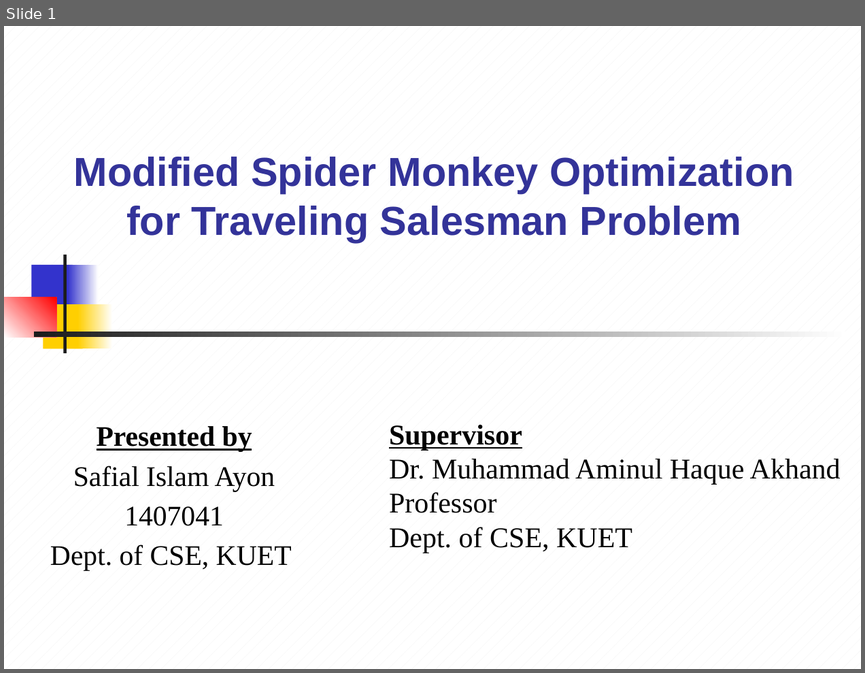
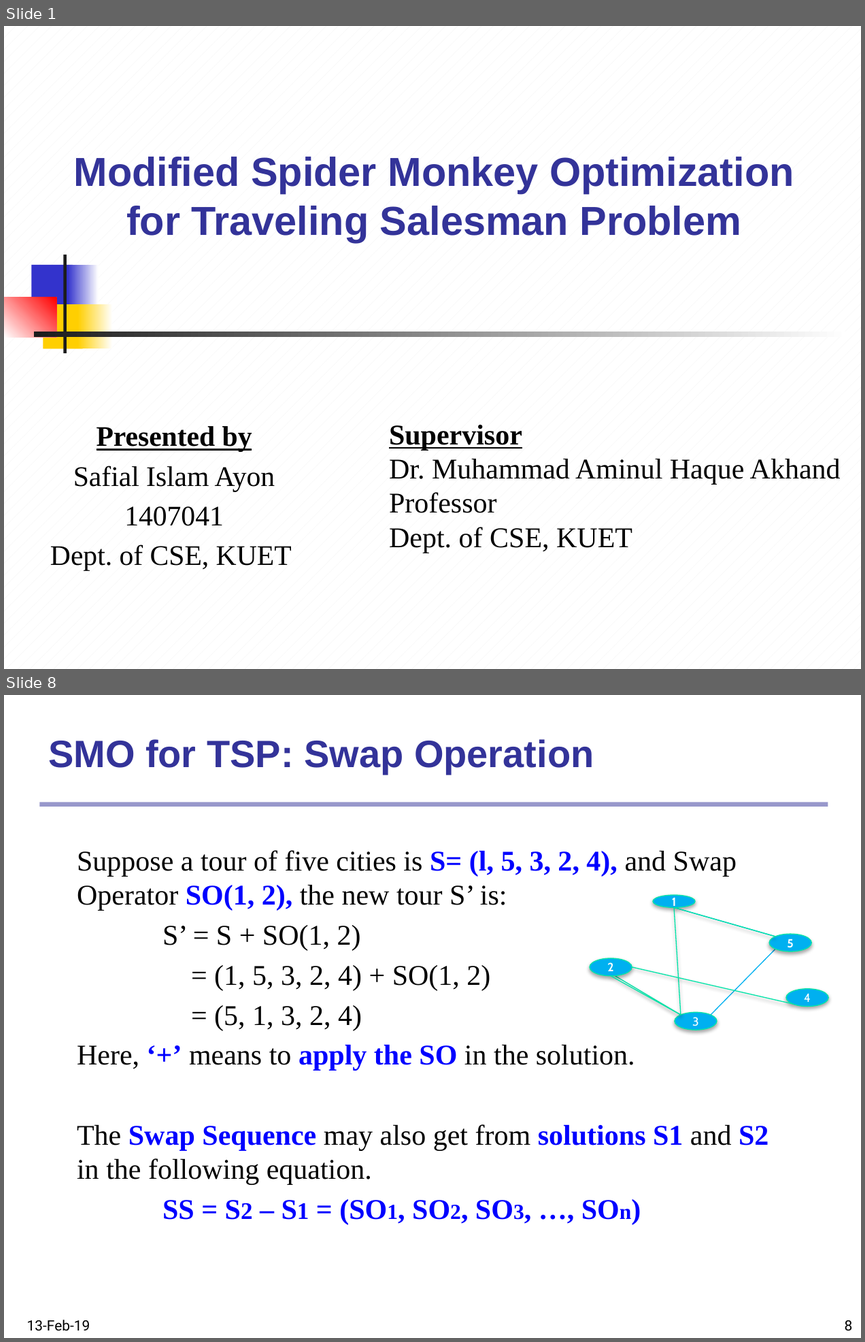
Before and after one commit to SafialIslam302/Thesis---Modified-SMO-to-Solve-TSP, a slide deck: 1407041 - Modified SMO to Solve TSP.pptx. Shown one above the other, each under a label of ours: slide 1 before the commit, slides 1 and 8 after it; the slides between them are not shown. The pictures are 865x673 and 865x1342 pixels, drawn with LibreOffice and Linux fonts; fonts in the diff are those of the drawing. Boxes give left, top, right and bottom in pixels: in the first picture for what was removed or moved away, otherwise in the second. Text is boxed around its words. In the diff, an @@ line names an element or a change of style, - is before the commit and + after.

```diff
--- a/1407041 - Modified SMO to Solve TSP.pptx
+++ b/1407041 - Modified SMO to Solve TSP.pptx
@@ slide 8 added at (x1=4, y1=695, x2=861, y2=1338), background #FFFFFF @@
@@ title added at (x1=48, y1=739, x2=594, y2=775), 32 pt, text #333399, bold @@
+SMO for TSP: Swap Operation
@@ rectangle added at (x1=40, y1=802, x2=828, y2=807), fill #333399 at 50% opacity @@
@@ text added at (x1=77, y1=850, x2=768, y2=1219), 24 pt, text #000000 @@
+Suppose a tour of five cities is S= (l, 5, 3, 2, 4), and Swap Operator SO(1, 2), the new tour S’ is:
+S’ = S + SO(1, 2)
+= (1, 5, 3, 2, 4) + SO(1, 2)
+= (5, 1, 3, 2, 4)
+Here, ‘+’ means to apply the SO in the solution.
+The Swap Sequence may also get from solutions S1 and S2 in the following equation.
+SS = S2 – S1 = (SO1, SO2, SO3, …, SOn)
@@ line added from (674, 907) to (775, 936), #00B0F0 0.75 pt @@
@@ line added from (674, 907) to (775, 936), #00E4A8 0.75 pt @@
@@ line added from (775, 949) to (711, 1015), #00B0F0 0.75 pt @@
@@ line added from (611, 976) to (681, 1015), #00E4A8 0.75 pt @@
@@ line added from (615, 976) to (681, 1015), #00E4A8 0.75 pt @@
@@ group added at (x1=589, y1=895, x2=828, y2=1030): 5 ellipses, 2 lines @@
+1
+3
+2
+5
+4
@@ text added at (x1=27, y1=1319, x2=90, y2=1331), 12 pt, text #000000 @@
+13-Feb-19
@@ page number added at (x1=844, y1=1320, x2=853, y2=1331), 12 pt, text #000000 @@
+8
```
Also in this commit, not shown: 18 slides changed, 3 other slides added, 1 other file.
